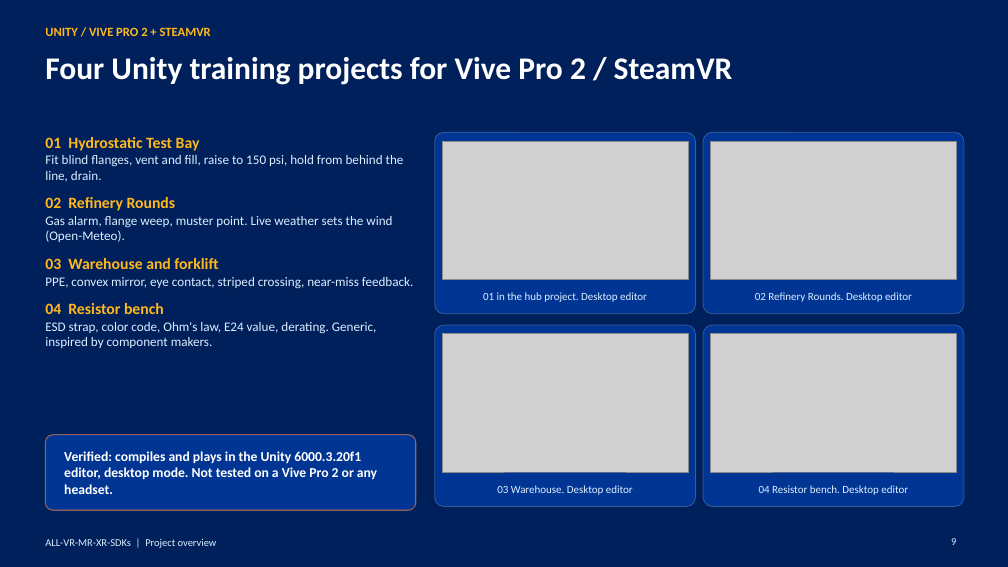
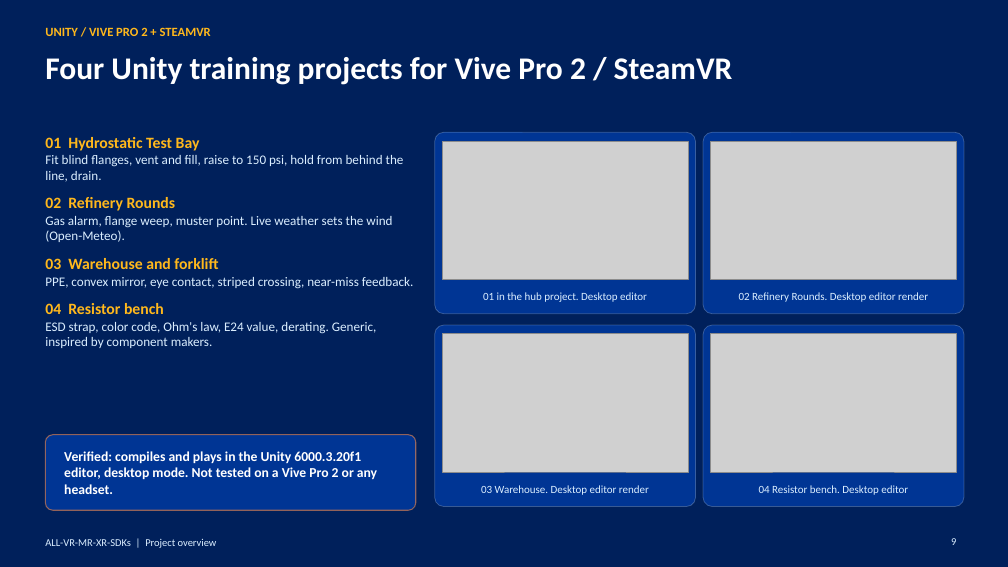
Before and after one commit to jpcst52/ALL-VR-MR-XR-SDKs, a slide deck: slide 9 of Project-Overview.pptx. Drawn at 1008x567 pixels with LibreOffice and Linux fonts; fonts in the diff are those of the drawing; grey boxes stand for pictures. Boxes give left, top, right and bottom in pixels: in the first picture for what was removed or moved away, otherwise in the second. Text is boxed around its words. In the diff, an @@ line names an element or a change of style, - is before the commit and + after.

```diff
--- a/Project-Overview.pptx
+++ b/Project-Overview.pptx
@@ text at [739, 292, 928, 302]: text changed @@
-02 Refinery Rounds. Desktop editor
+02 Refinery Rounds. Desktop editor render
@@ text at [481, 485, 649, 495]: text changed @@
-03 Warehouse. Desktop editor
+03 Warehouse. Desktop editor render
```
Also in this commit, not shown: 2 other slides changed, 2 slides added, 41 other files.
